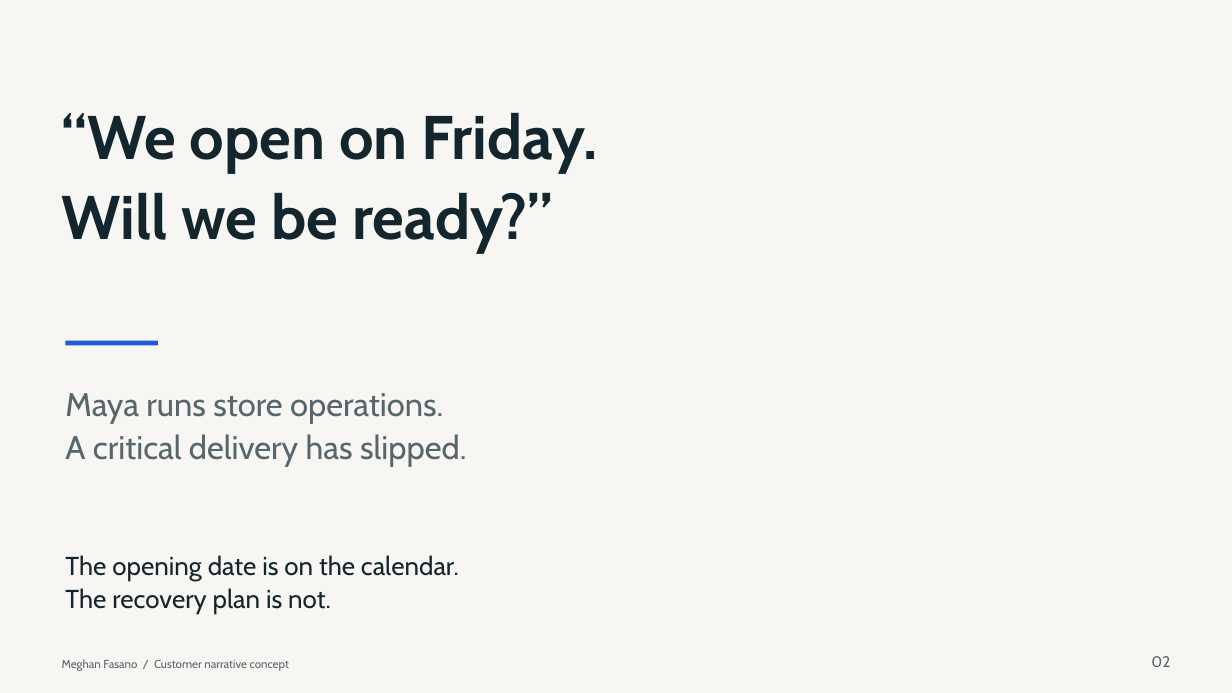
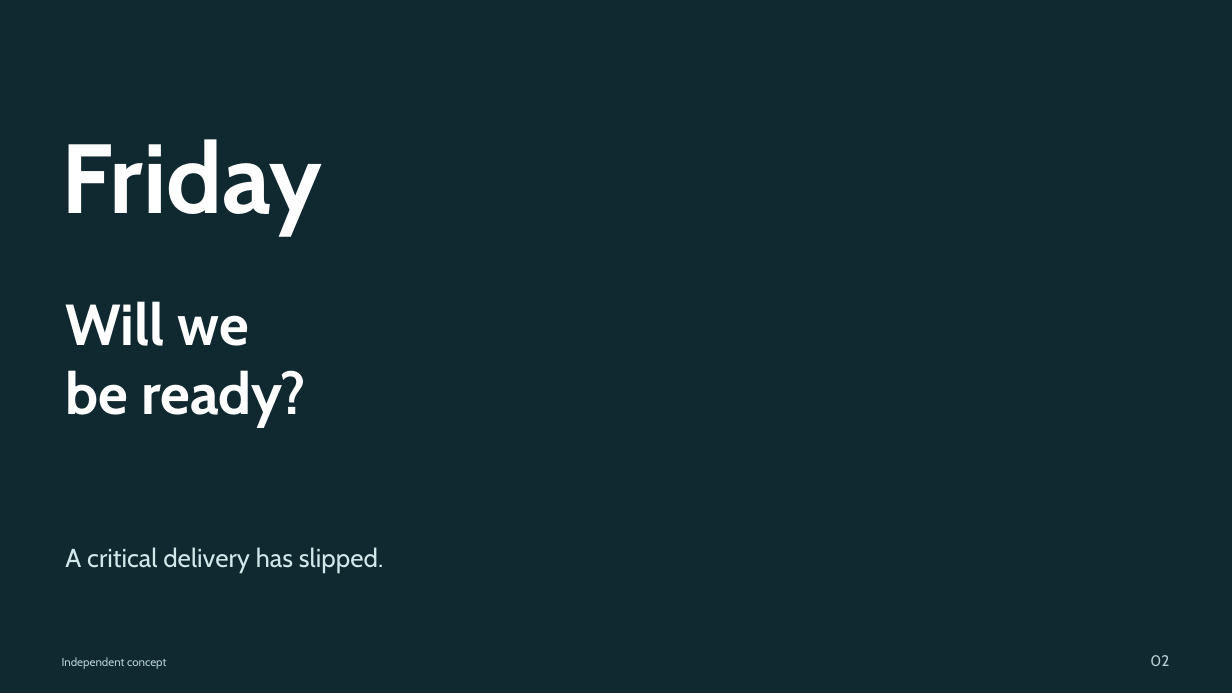
Before and after one commit to meobrien22/Meghan_Microsoft_Frontier_Portfolio, a slide deck: slide 2 of decks/frontier-customer/The-Promise-at-the-Other-End.pptx. Drawn at 1232x693 pixels with LibreOffice and Linux fonts; fonts in the diff are those of the drawing; background and template pictures are left out. Boxes give left, top, right and bottom in pixels: in the first picture for what was removed or moved away, otherwise in the second. Text is boxed around its words. In the diff, an @@ line names an element or a change of style, - is before the commit and + after.

```diff
--- a/decks/frontier-customer/The-Promise-at-the-Other-End.pptx
+++ b/decks/frontier-customer/The-Promise-at-the-Other-End.pptx
@@ background #F7F6F2 to picture (left out) @@
@@ rectangle added at bbox=[0, 0, 543, 693], fill #102830 at 88% opacity @@
@@ text at bbox=[62, 139, 323, 235]: text changed; size 48 to 76.5 pt; text colour #13262D to #FFFFFF @@
-“We open on Friday.
-Will we be ready?”
+Friday
@@ text added at bbox=[65, 301, 306, 427], 45 pt, text #FFFFFF, bold @@
+Will we
+be ready?
@@ rectangle removed at bbox=[66, 341, 158, 346] @@
@@ text at bbox=[65, 393, 443, 424]: paragraph removed @@
-Maya runs store operations.
@@ text "A critical delivery has slipped.": place and size @@
-text "A critical delivery has slipped." at bbox=[65, 393, 466, 467]
+text "A critical delivery has slipped." at bbox=[65, 547, 383, 574]
@@ text "A critical delivery has slipped." at bbox=[65, 547, 383, 574]: size 25.5 to 20.2 pt, text colour #57666C to #D1E7EA; line spacing 1.08 to 1 @@
@@ text removed at bbox=[65, 555, 459, 615] @@
-The opening date is on the calendar.
-The recovery plan is not.
@@ text removed at bbox=[62, 659, 289, 671] @@
-Meghan Fasano / Customer narrative concept
@@ text added at bbox=[62, 657, 166, 669], 9 pt, text #B7CDD2 @@
+Independent concept
@@ text "02" at bbox=[1150, 655, 1169, 666]: text colour #57666C to #B7CDD2; line spacing 1.08 to 1 @@
```
Also in this commit, not shown: 4 other slides changed, 9 slides added, 9 slides removed, 20 other files.
